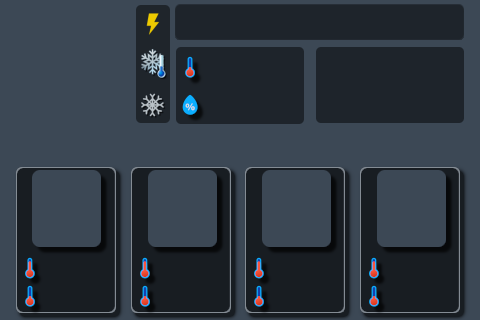
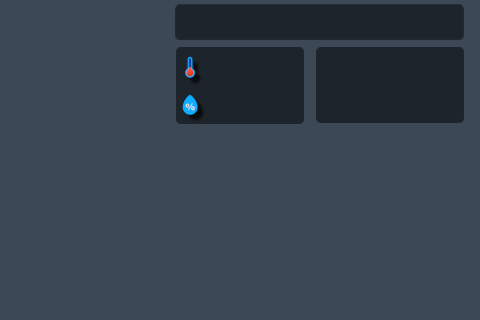
Layers edited between the first and the second w=480, h=320 image:
hid group "Alertes" (12 layers) over (136, 5, 170, 123)
hid "gel.png" over (140, 48, 169, 80)
hid "neige.png" over (141, 93, 166, 119)
hid "foudre.svg" over (146, 13, 160, 35)
hid group "Prevision journaliere" (36 layers) over (16, 167, 468, 320)
